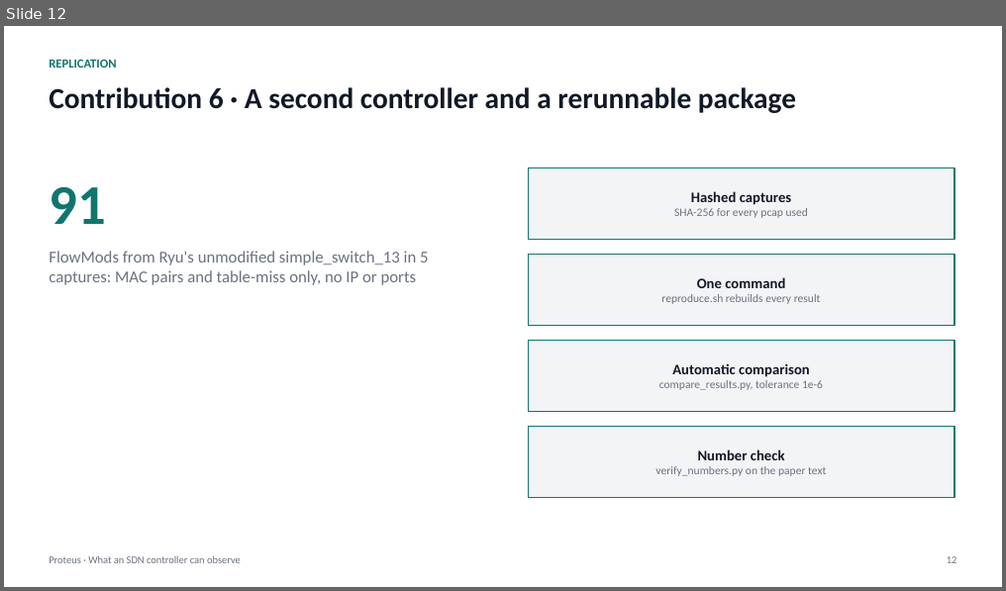
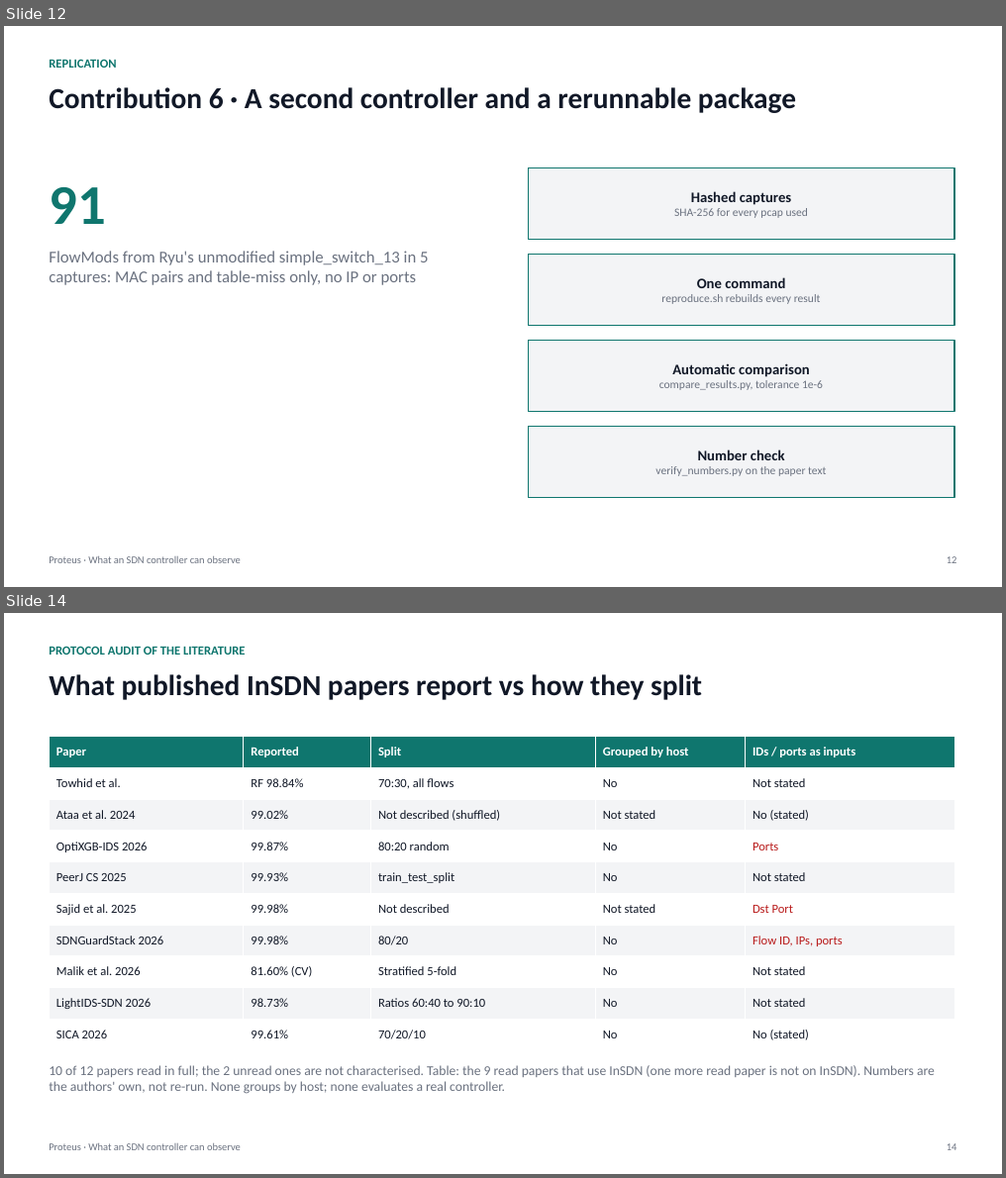
Before and after one commit to adhyan-jain/Proteus, a slide deck: research/insdn_controller/PRESENTATION.pptx. Shown one above the other, each under a label of ours: slide 12 before the commit, slides 12 and 14 after it; the slides between them are not shown. The pictures are 1006x591 and 1006x1178 pixels, drawn with LibreOffice and Linux fonts; fonts in the diff are those of the drawing. Boxes give left, top, right and bottom in pixels: in the first picture for what was removed or moved away, otherwise in the second. Text is boxed around its words. In the diff, an @@ line names an element or a change of style, - is before the commit and + after.

Commit message:
Deck: two-dataset split audit, published-paper protocol table, known-vs-new contributions (16 slides)

```diff
--- a/research/insdn_controller/PRESENTATION.pptx
+++ b/research/insdn_controller/PRESENTATION.pptx
@@ slide 14 added at (4,613,1002,1174), background #FFFFFF @@
@@ text added at (49,646,245,655), 12 pt, text #0F766E, bold @@
+PROTOCOL AUDIT OF THE LITERATURE
@@ text added at (49,674,702,700), 28 pt, text #111827, bold @@
+What published InSDN papers report vs how they split
@@ table added at (49,737,954,1051), 10 rows, 5 columns @@
+Paper | Reported | Split | Grouped by host | IDs / ports as inputs
+Towhid et al. | RF 98.84% | 70:30, all flows | No | Not stated
+Ataa et al. 2024 | 99.02% | Not described (shuffled) | Not stated | No (stated)
+OptiXGB-IDS 2026 | 99.87% | 80:20 random | No | Ports
+PeerJ CS 2025 | 99.93% | train_test_split | No | Not stated
+Sajid et al. 2025 | 99.98% | Not described | Not stated | Dst Port
+SDNGuardStack 2026 | 99.98% | 80/20 | No | Flow ID, IPs, ports
+Malik et al. 2026 | 81.60% (CV) | Stratified 5-fold | No | Not stated
+LightIDS-SDN 2026 | 98.73% | Ratios 60:40 to 90:10 | No | Not stated
+SICA 2026 | 99.61% | 70/20/10 | No | No (stated)
@@ text added at (49,1065,935,1094), 13 pt, text #6B7280 @@
+10 of 12 papers read in full; the 2 unread ones are not characterised. Table: the 9 read papers that use InSDN (one more read paper is not on InSDN). Numbers are the authors' own, not re-run. None groups by host; none evaluates a real controller.
@@ text added at (49,1144,241,1151), 10 pt, text #6B7280 @@
+Proteus · What an SDN controller can observe
@@ text added at (946,1144,957,1151), 10 pt, text #6B7280 @@
+14
```
Also in this commit, not shown: 2 slides changed, 2 other slides added, 2 slides removed, 1 other file.
